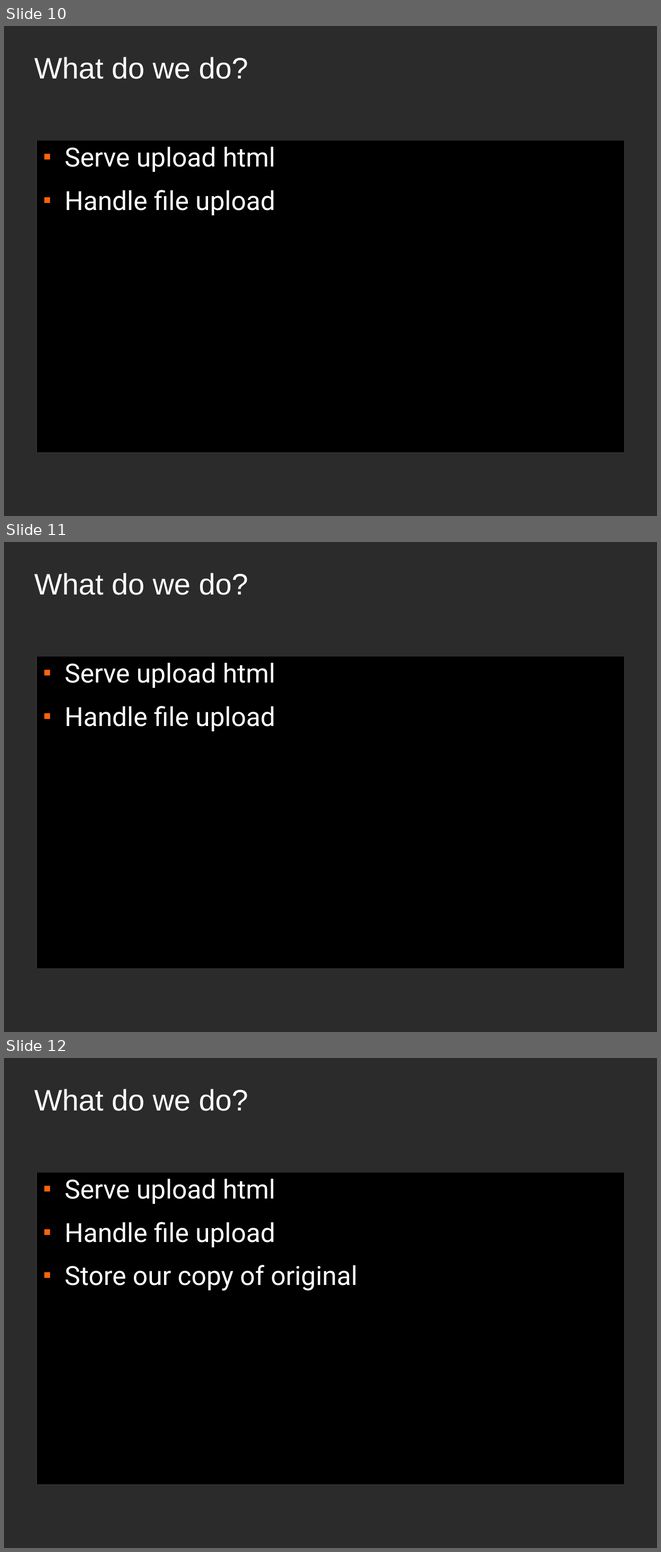
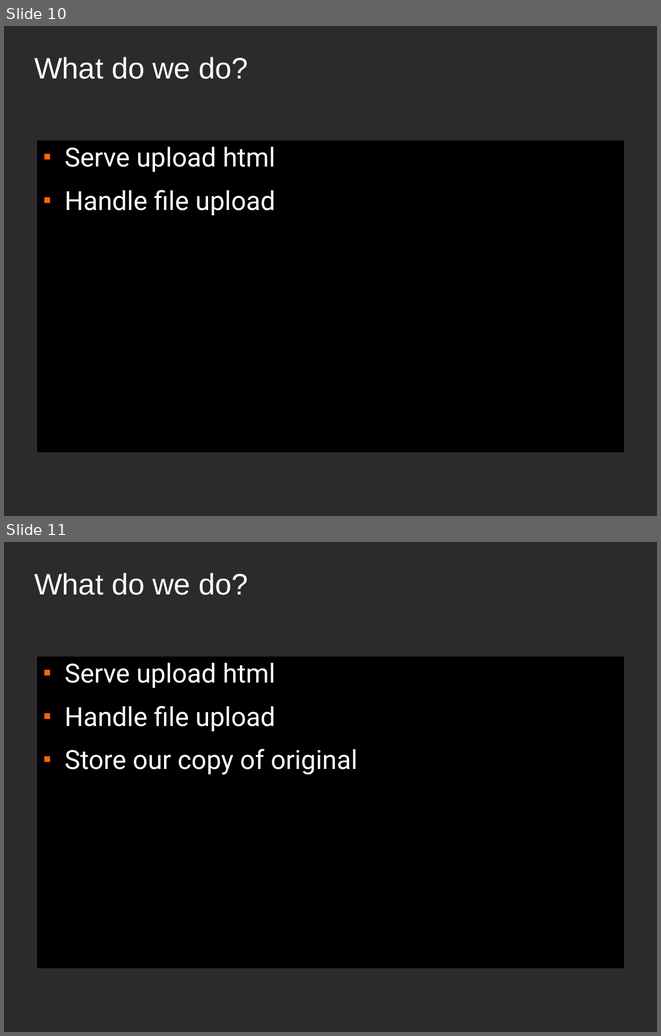
Before and after one commit to mitechie/celerytalk, a slide deck: headshrinker/codemash.odp. Shown one above the other, each under a label of ours: slides 10, 11 and 12 before the commit, slides 10 and 11 after it. The pictures are 661x1552 and 661x1036 pixels, drawn with LibreOffice and Linux fonts; fonts in the diff are those of the drawing; background and template pictures are left out; a plain dark background stands for a picture behind light text. Boxes give left, top, right and bottom in pixels: in the first picture for what was removed or moved away, otherwise in the second. Text is boxed around its words. In the diff, an @@ line names an element or a change of style, - is before the commit and + after.

Commit message:
Remove dupe slide

```diff
--- a/headshrinker/codemash.odp
+++ b/headshrinker/codemash.odp
@@ slide 11 removed at (4,542,657,1032), background picture (left out) @@
@@ title removed at (34,573,248,595) @@
-What do we do?
@@ text removed at (36,656,625,974) @@
-■ Serve upload html
-■ Handle file upload
@@ what was slide 12 is now slide 11 @@
```
